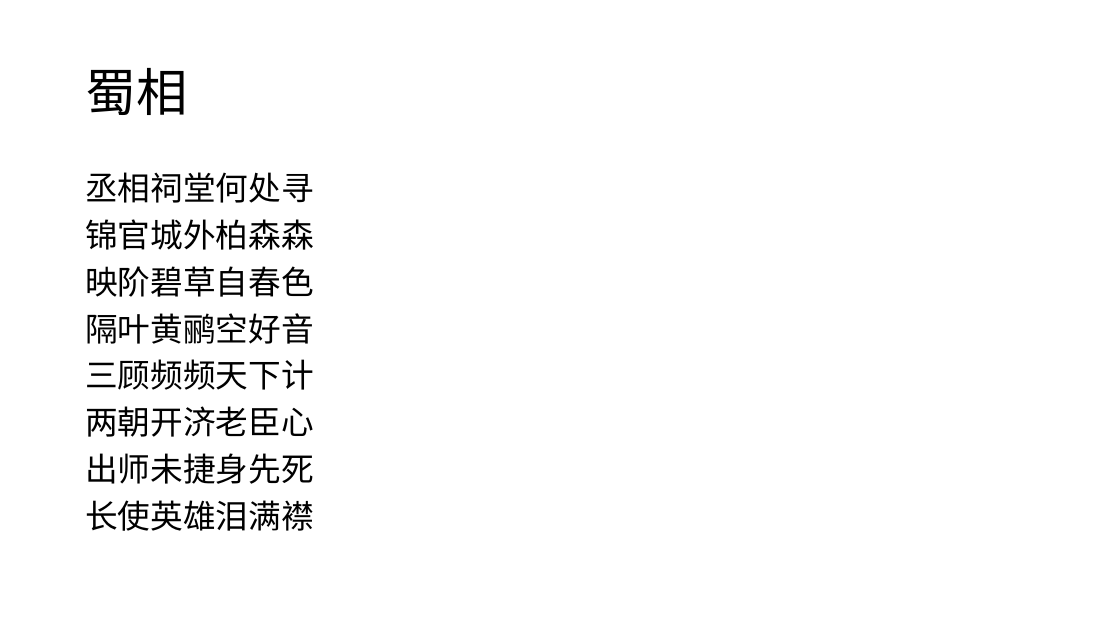
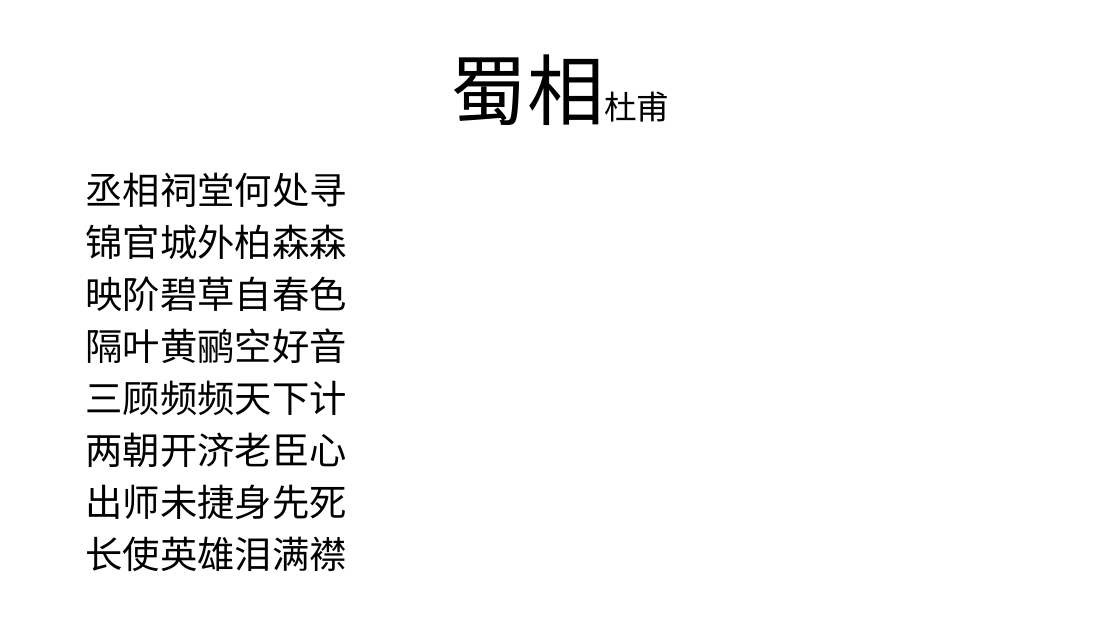
Before and after one commit to ChuckTest/ppt-test, a slide deck: slide 5 of Exercise1.pptx. Drawn at 1120x630 pixels with LibreOffice and Linux fonts; fonts in the diff are those of the drawing. Boxes give left, top, right and bottom in pixels: in the first picture for what was removed or moved away, otherwise in the second. Text is boxed around its words. In the diff, an @@ line names an element or a change of style, - is before the commit and + after.

Commit message:
设置蜀相字体

```diff
--- a/Exercise1.pptx
+++ b/Exercise1.pptx
@@ title at (x1=450, y1=54, x2=669, y2=125): text changed; size 44 to 66 pt; font Noto Sans CJK SC to Noto Sans CJK JP @@
-蜀相
+蜀相杜甫
@@ text "丞相祠堂何处寻" at (x1=85, y1=172, x2=346, y2=571): size 28 to 32 pt @@
```
